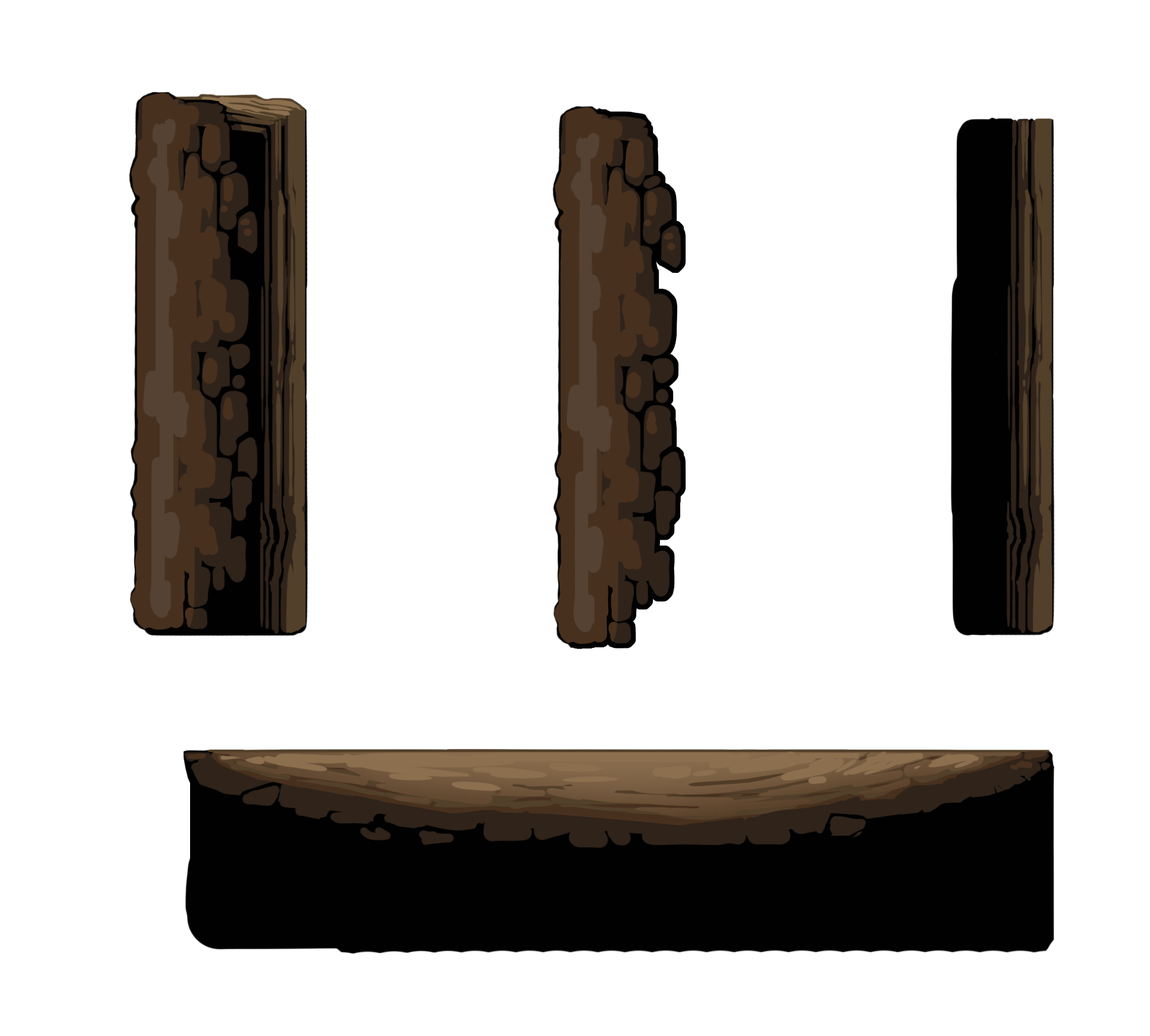
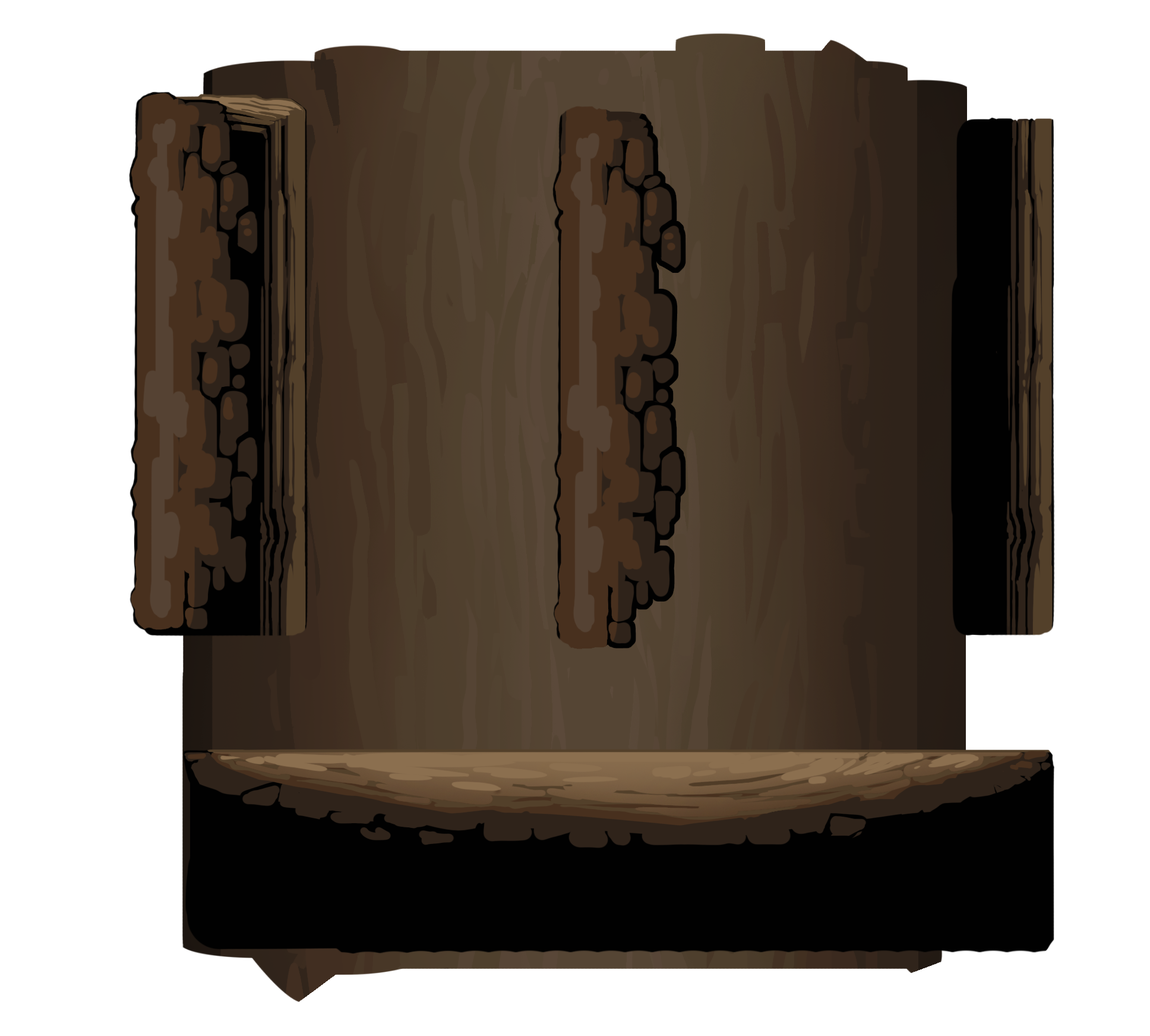
Revision of a layered 1150 × 1036 image; what changed, layer by layer:
moved "Layer 3" above "Layer 4" over (182, 748, 967, 955)
painted on "Layer 1 copy" over (1006, 614, 1053, 636)
painted on "Layer 2" over (559, 105, 643, 649)
painted on "Layer 1" over (259, 617, 306, 637)
added layer "Layer 5" over (182, 33, 968, 1003)
